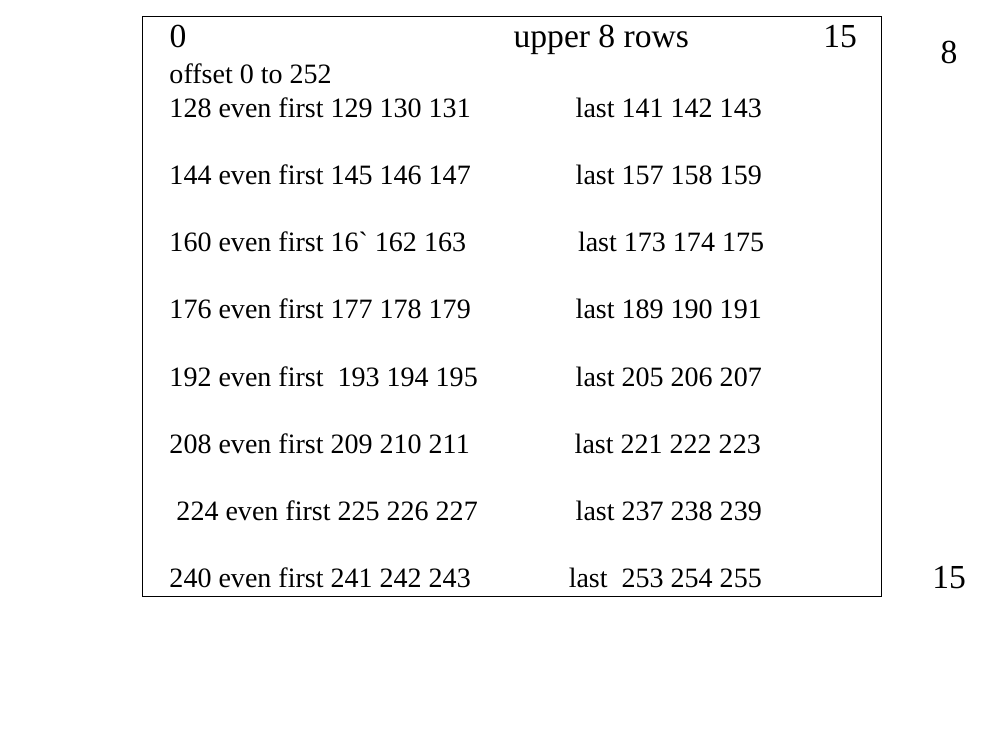
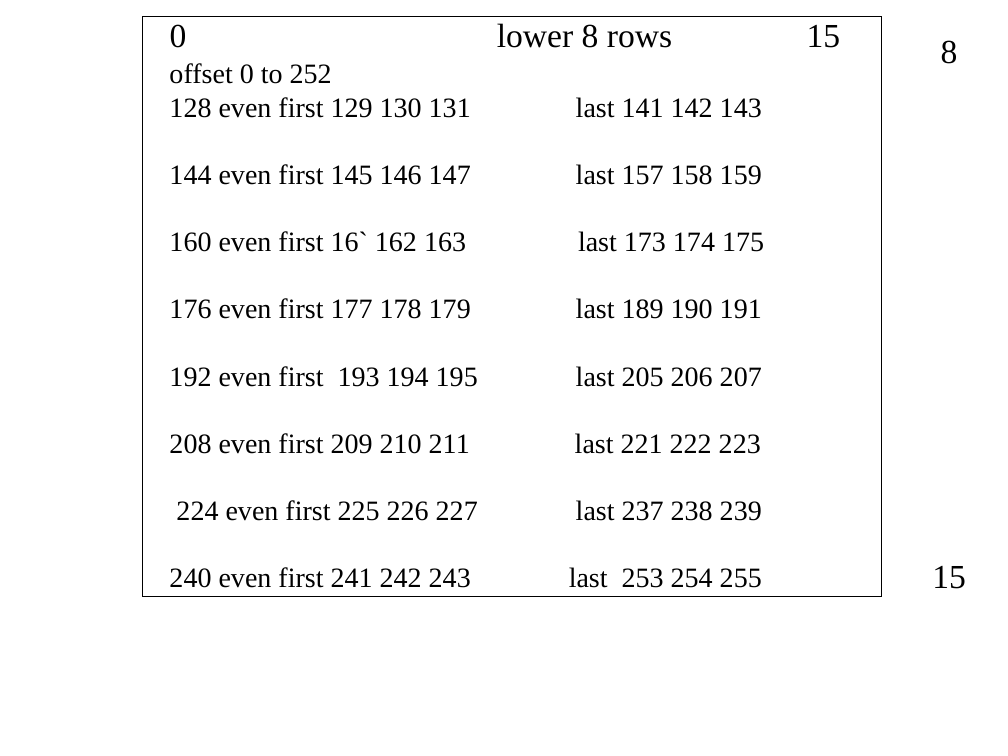
Before and after one commit to develone/jpeg-2000-test, a slide deck: slide 2 of jpeg2k/delay_mux.ppt. Drawn at 1008x756 pixels with LibreOffice and Linux fonts; fonts in the diff are those of the drawing. Boxes give left, top, right and bottom in pixels: in the first picture for what was removed or moved away, otherwise in the second. Text is boxed around its words. In the diff, an @@ line names an element or a change of style, - is before the commit and + after.

```diff
--- a/jpeg2k/delay_mux.ppt
+++ b/jpeg2k/delay_mux.ppt
@@ text at bbox=[170, 23, 841, 48]: text changed @@
-0 upper 8 rows 15
+0 lower 8 rows 15
```
Also in this commit, not shown: 1 other file.
